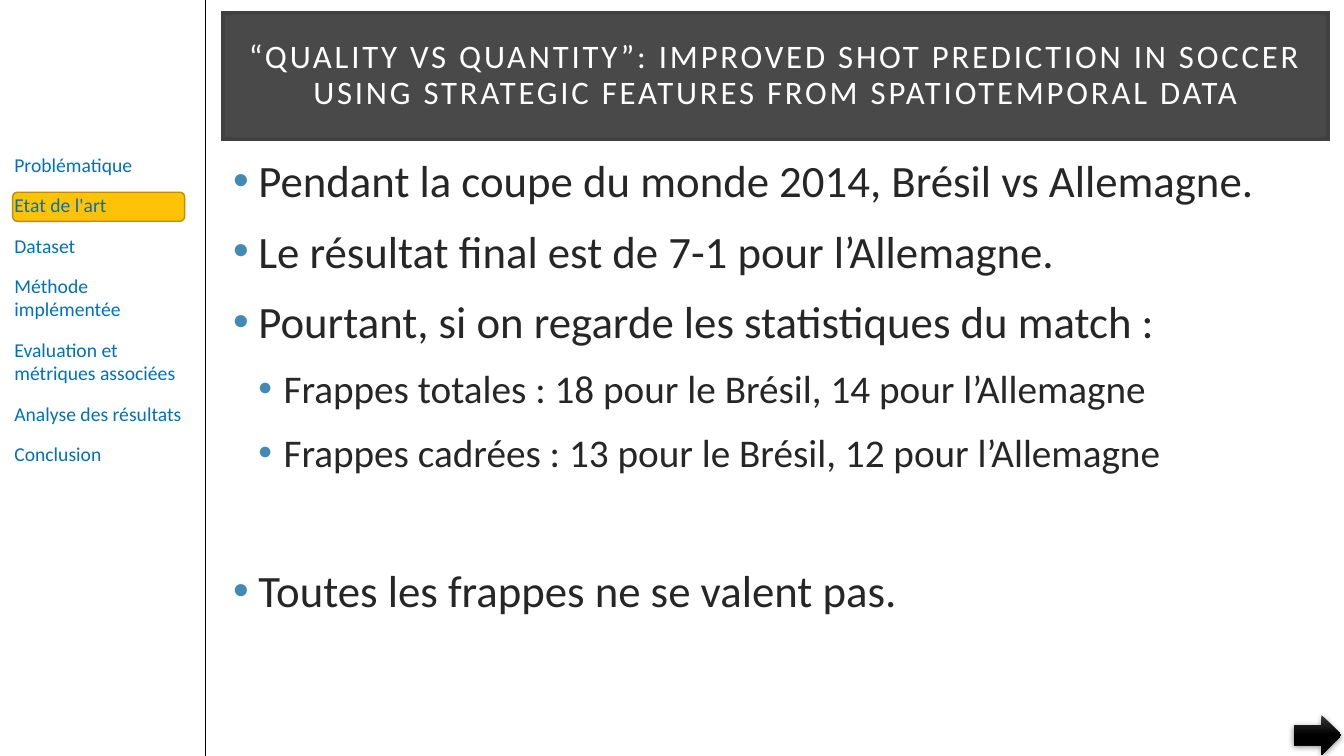
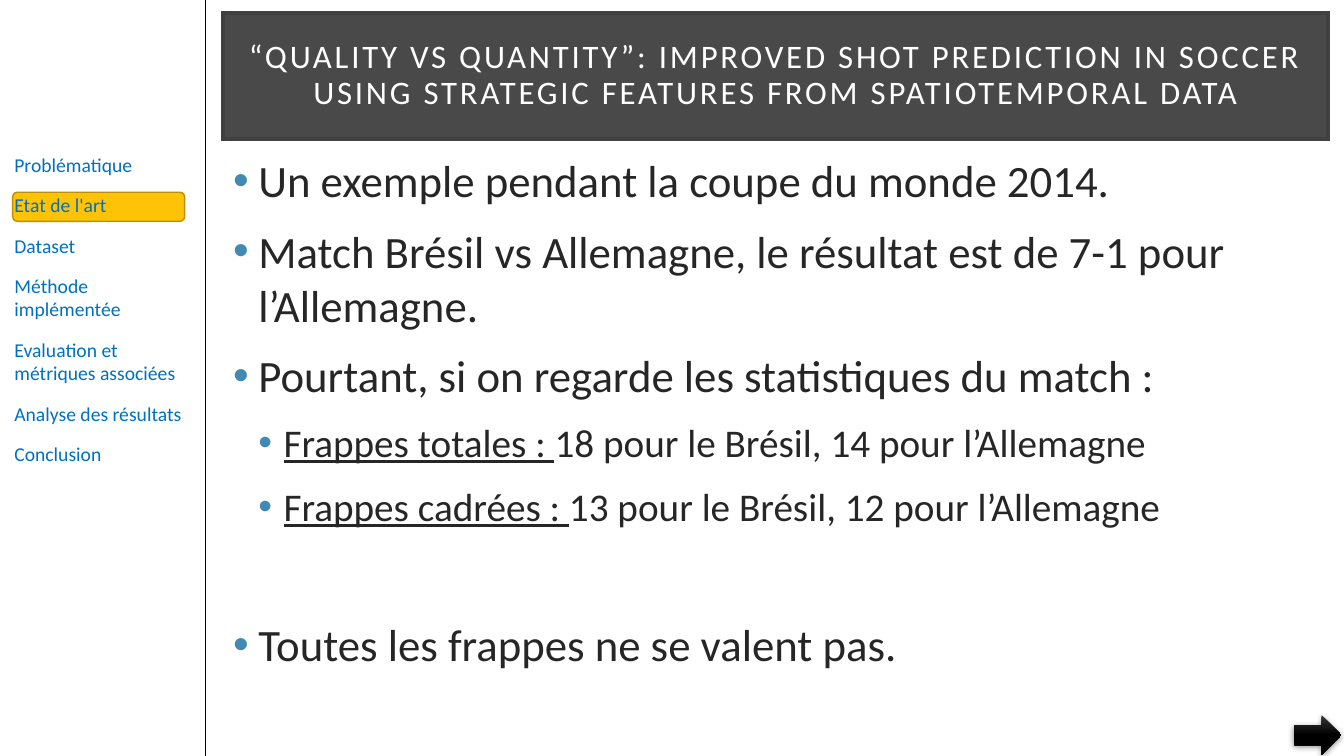
Before and after one commit to pfroide/python, a slide deck: slide 12 of Projet_8/p8.pptx. Drawn at 1344x756 pixels with LibreOffice and Linux fonts; fonts in the diff are those of the drawing. Boxes give left, top, right and bottom in pixels: in the first picture for what was removed or moved away, otherwise in the second. Text is boxed around its words. In the diff, an @@ line names an element or a change of style, - is before the commit and + after.

Commit message:
Version finale

```diff
--- a/Projet_8/p8.pptx
+++ b/Projet_8/p8.pptx
@@ text at (x1=258, y1=166, x2=1224, y2=330): text changed @@
-• Pendant la coupe du monde 2014, Brésil vs Allemagne.
-• Le résultat final est de 7-1 pour l’Allemagne.
+• Un exemple pendant la coupe du monde 2014.
+• Match Brésil vs Allemagne, le résultat est de 7-1 pour l’Allemagne.
@@ text at (x1=284, y1=429, x2=1160, y2=528): underline on in "Frappes totales :", "Frappes cadrées :" @@
```
Also in this commit, not shown: 6 other slides changed, 3 slides added.
